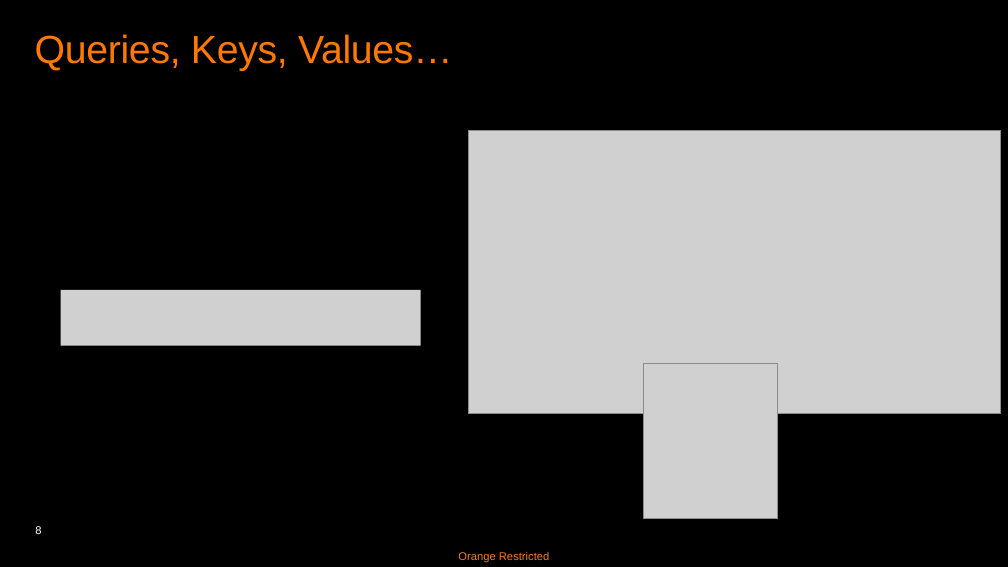
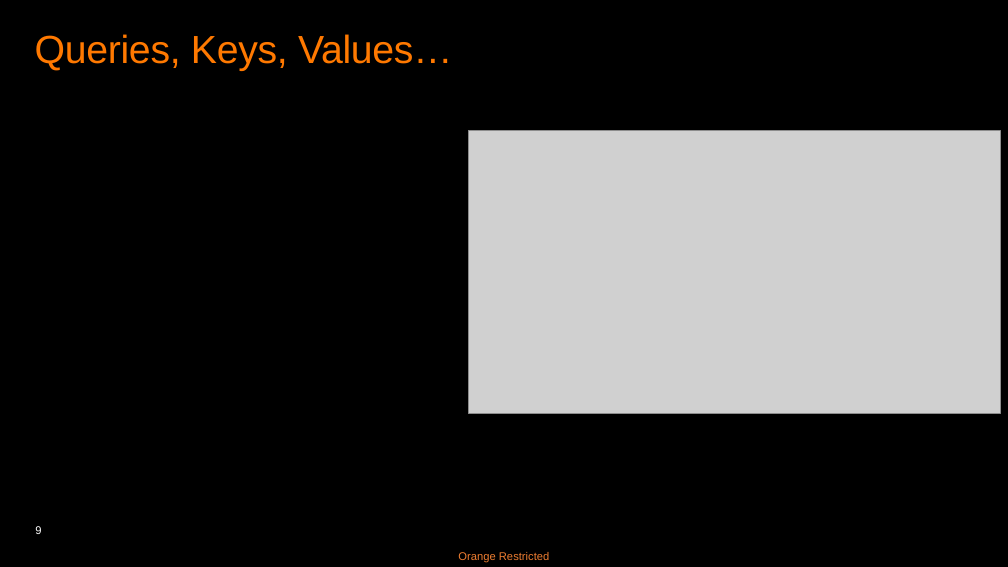
Before and after one commit to basavyr/peft-training, a slide deck: slide 9 of presentation/LORA-RPoenaru.pptx (slide 8 before the commit). Drawn at 1008x567 pixels with LibreOffice and Linux fonts; fonts in the diff are those of the drawing; grey boxes stand for pictures. Boxes give left, top, right and bottom in pixels: in the first picture for what was removed or moved away, otherwise in the second. Text is boxed around its words. In the diff, an @@ line names an element or a change of style, - is before the commit and + after.

```diff
--- a/presentation/LORA-RPoenaru.pptx
+++ b/presentation/LORA-RPoenaru.pptx
@@ picture removed at box(60, 290, 420, 346) @@
@@ picture removed at box(644, 364, 778, 519) @@
```
Also in this commit, not shown: 2 other slides changed, 1 slide added.
